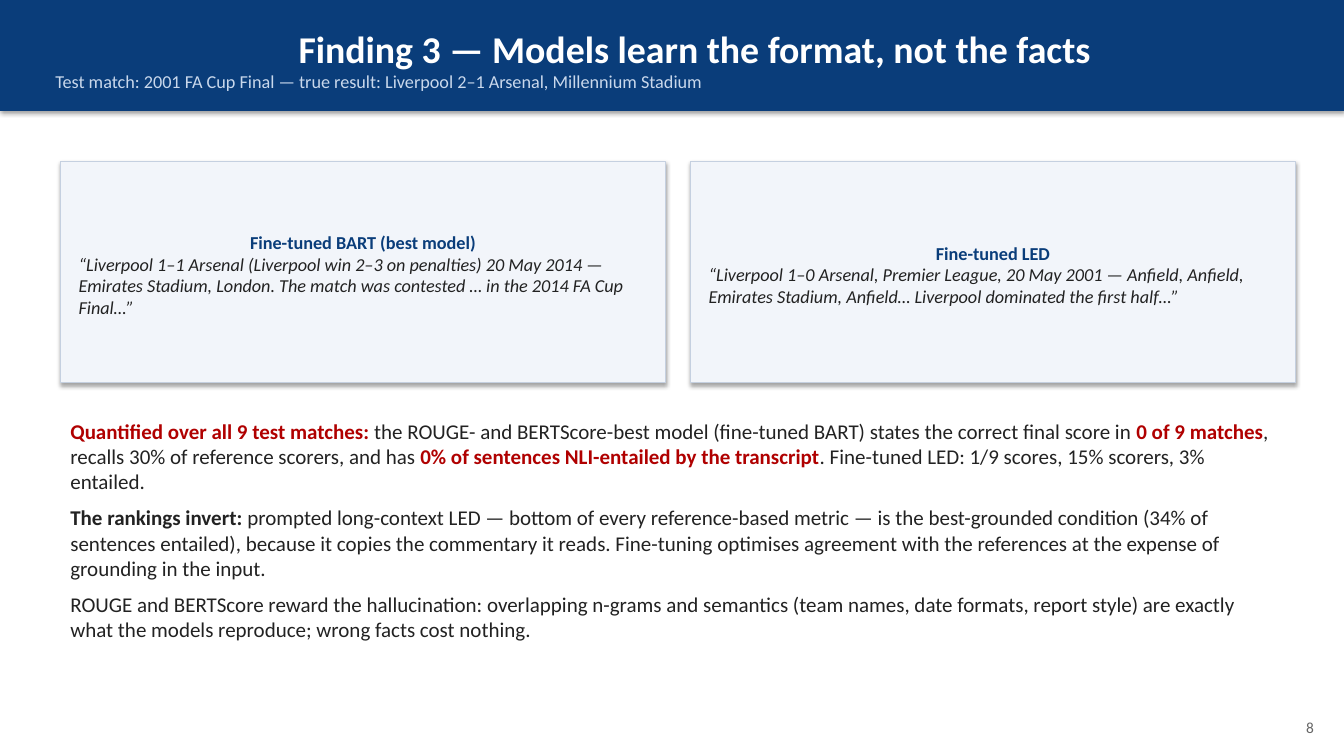
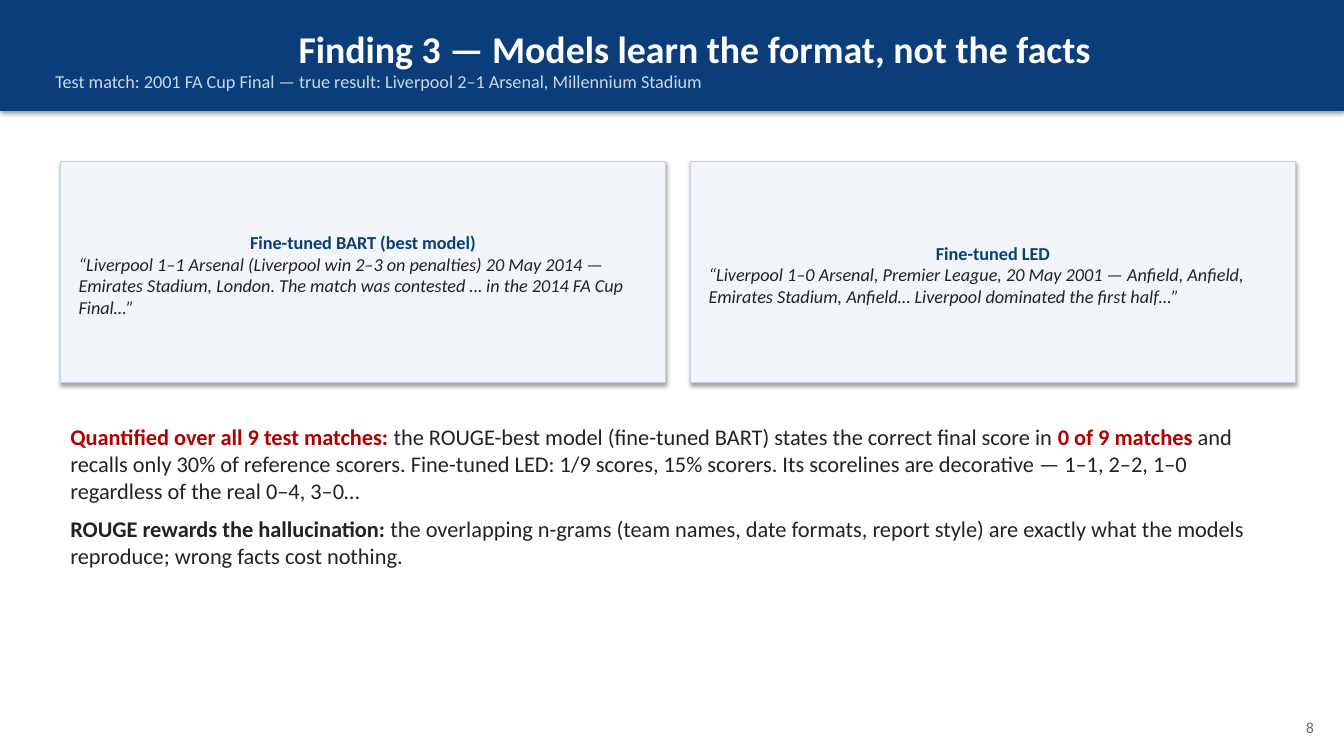
Before and after one commit to christiandalfarra/ANLP_Project, a slide deck: slide 8 of report/slides/ANLP_slides.pptx. Drawn at 1344x756 pixels with LibreOffice and Linux fonts; fonts in the diff are those of the drawing. Boxes give left, top, right and bottom in pixels: in the first picture for what was removed or moved away, otherwise in the second. Text is boxed around its words. In the diff, an @@ line names an element or a change of style, - is before the commit and + after.

```diff
--- a/report/slides/ANLP_slides.pptx
+++ b/report/slides/ANLP_slides.pptx
@@ text at (x1=70, y1=429, x2=1243, y2=568): text changed; size 15 to 16 pt @@
-Quantified over all 9 test matches: the ROUGE- and BERTScore-best model (fine-tuned BART) states the correct final score in 0 of 9 matches, recalls 30% of reference scorers, and has 0% of sentences NLI-entailed by the transcript. Fine-tuned LED: 1/9 scores, 15% scorers, 3% entailed.
-The rankings invert: prompted long-context LED — bottom of every reference-based metric — is the best-grounded condition (34% of sentences entailed), because it copies the commentary it reads. Fine-tuning optimises agreement with the references at the expense of grounding in the input.
-ROUGE and BERTScore reward the hallucination: overlapping n-grams and semantics (team names, date formats, report style) are exactly what the models reproduce; wrong facts cost nothing.
+Quantified over all 9 test matches: the ROUGE-best model (fine-tuned BART) states the correct final score in 0 of 9 matches and recalls only 30% of reference scorers. Fine-tuned LED: 1/9 scores, 15% scorers. Its scorelines are decorative — 1–1, 2–2, 1–0 regardless of the real 0–4, 3–0…
+ROUGE rewards the hallucination: the overlapping n-grams (team names, date formats, report style) are exactly what the models reproduce; wrong facts cost nothing.
```
Also in this commit, not shown: 4 other slides changed, 1 slide added, 4 other files.
